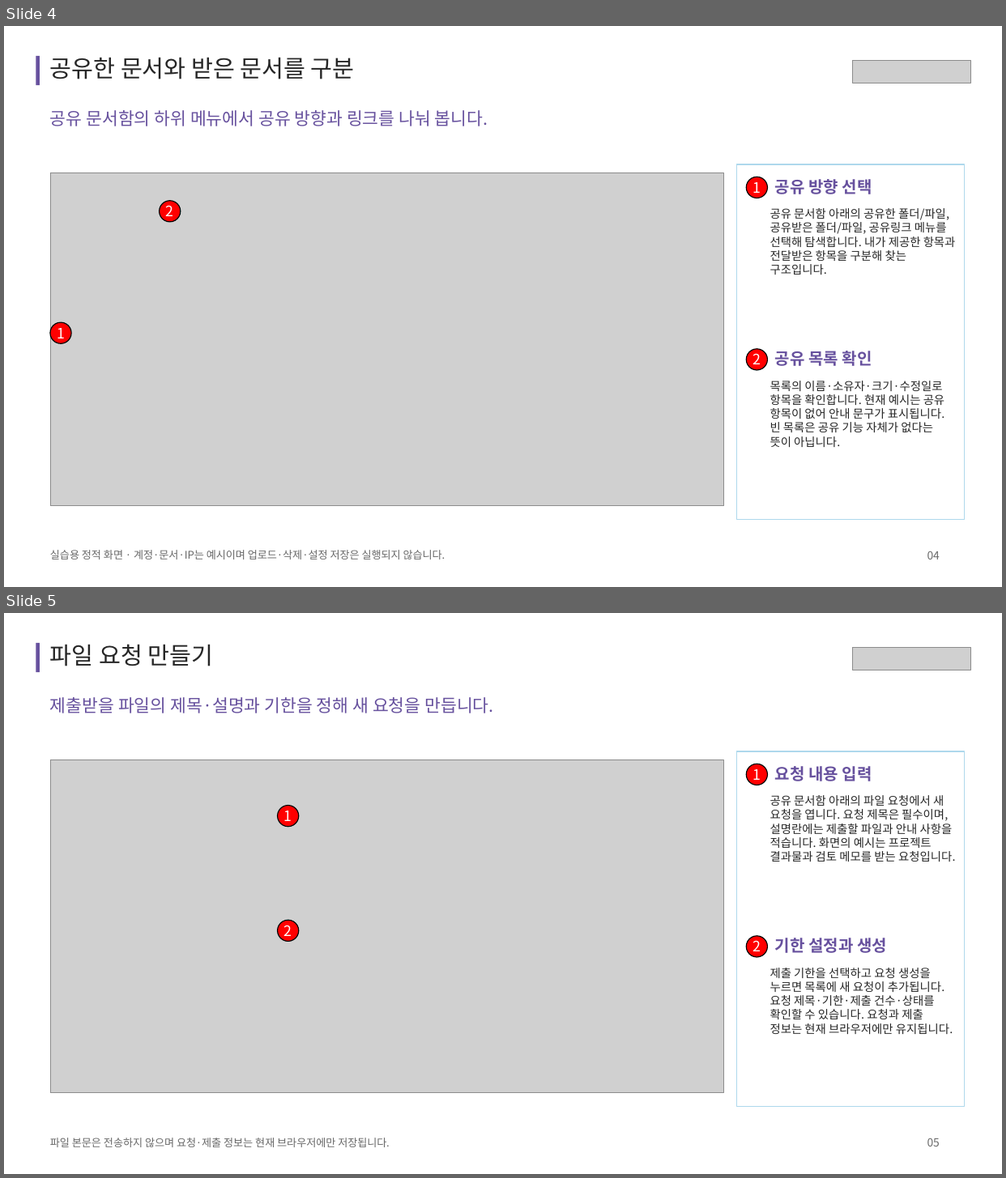
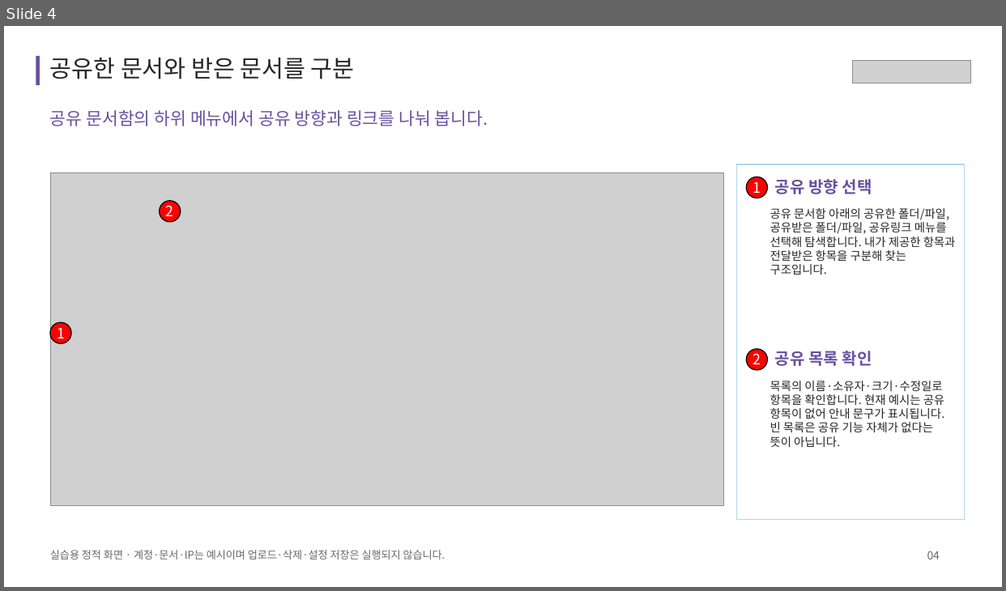
Before and after one commit to acmexii/cloudikehome, a slide deck: docs/cloudike-app-features.pptx. Shown one above the other, each under a label of ours: slides 4 and 5 before the commit, slide 4 after it. The pictures are 1006x1178 and 1006x591 pixels, drawn with LibreOffice and Linux fonts; fonts in the diff are those of the drawing; grey boxes stand for pictures. Boxes give left, top, right and bottom in pixels: in the first picture for what was removed or moved away, otherwise in the second. Text is boxed around its words. In the diff, an @@ line names an element or a change of style, - is before the commit and + after.

```diff
--- a/docs/cloudike-app-features.pptx
+++ b/docs/cloudike-app-features.pptx
@@ slide 5 removed at (4, 613, 1002, 1174), background #FFFFFF @@
@@ rectangle removed at (36, 643, 40, 672) @@
@@ text removed at (50, 644, 213, 666) @@
-파일 요청 만들기
@@ picture removed at (852, 648, 971, 671) @@
@@ text removed at (50, 697, 493, 713) @@
-제출받을 파일의 제목·설명과 기한을 정해 새 요청을 만듭니다.
@@ rectangle removed at (737, 752, 964, 1107) @@
@@ picture removed at (50, 760, 723, 1093) @@
@@ ellipse removed at (746, 764, 767, 785) @@
-1
@@ text removed at (775, 766, 872, 781) @@
-요청 내용 입력
@@ ellipse removed at (278, 805, 299, 826) @@
-1
@@ text removed at (770, 795, 956, 862) @@
-공유 문서함 아래의 파일 요청에서 새 요청을 엽니다. 요청 제목은 필수이며, 설명란에는 제출할 파일과 안내 사항을 적습니다. 화면의 예시는 프로젝트 결과물과 검토 메모를 받는 요청입니다.
@@ ellipse removed at (278, 920, 299, 941) @@
-2
@@ ellipse removed at (746, 936, 767, 957) @@
-2
@@ text removed at (775, 938, 887, 953) @@
-기한 설정과 생성
@@ text removed at (770, 968, 953, 1034) @@
-제출 기한을 선택하고 요청 생성을 누르면 목록에 새 요청이 추가됩니다. 요청 제목·기한·제출 건수·상태를 확인할 수 있습니다. 요청과 제출 정보는 현재 브라우저에만 유지됩니다.
@@ text removed at (50, 1138, 390, 1148) @@
-파일 본문은 전송하지 않으며 요청·제출 정보는 현재 브라우저에만 저장됩니다.
@@ text removed at (927, 1139, 940, 1147) @@
-05
```
Also in this commit, not shown: 9 slides changed, 1 other slide removed, 17 other files.
